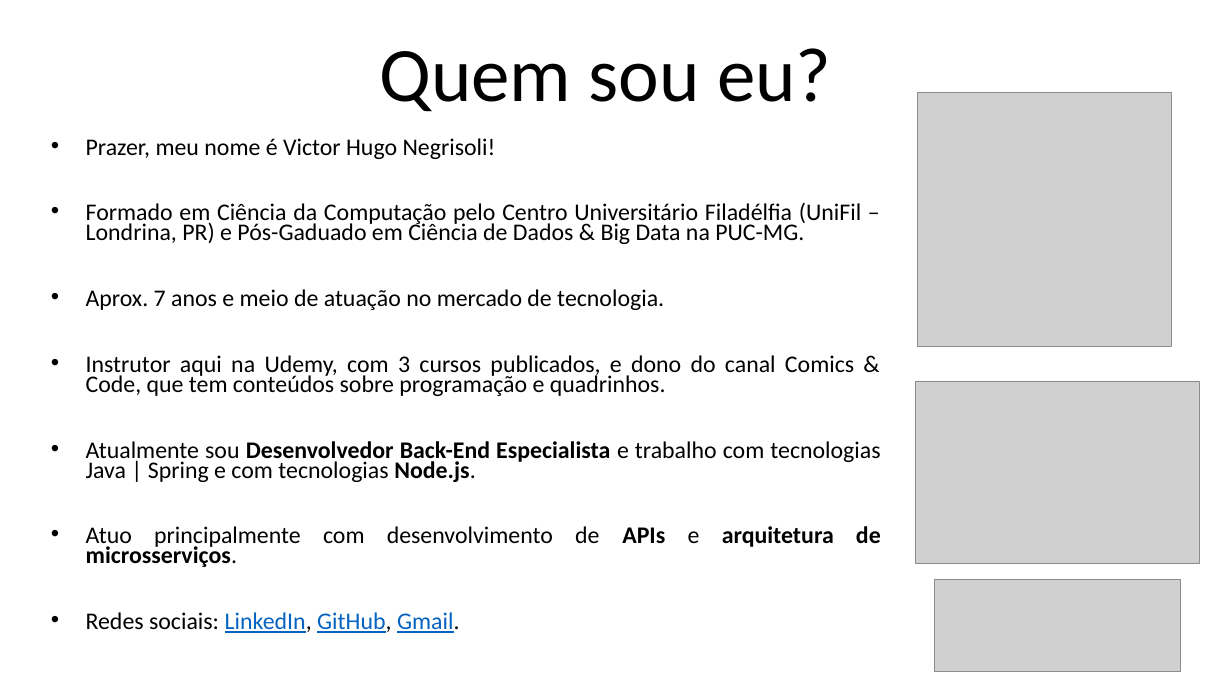
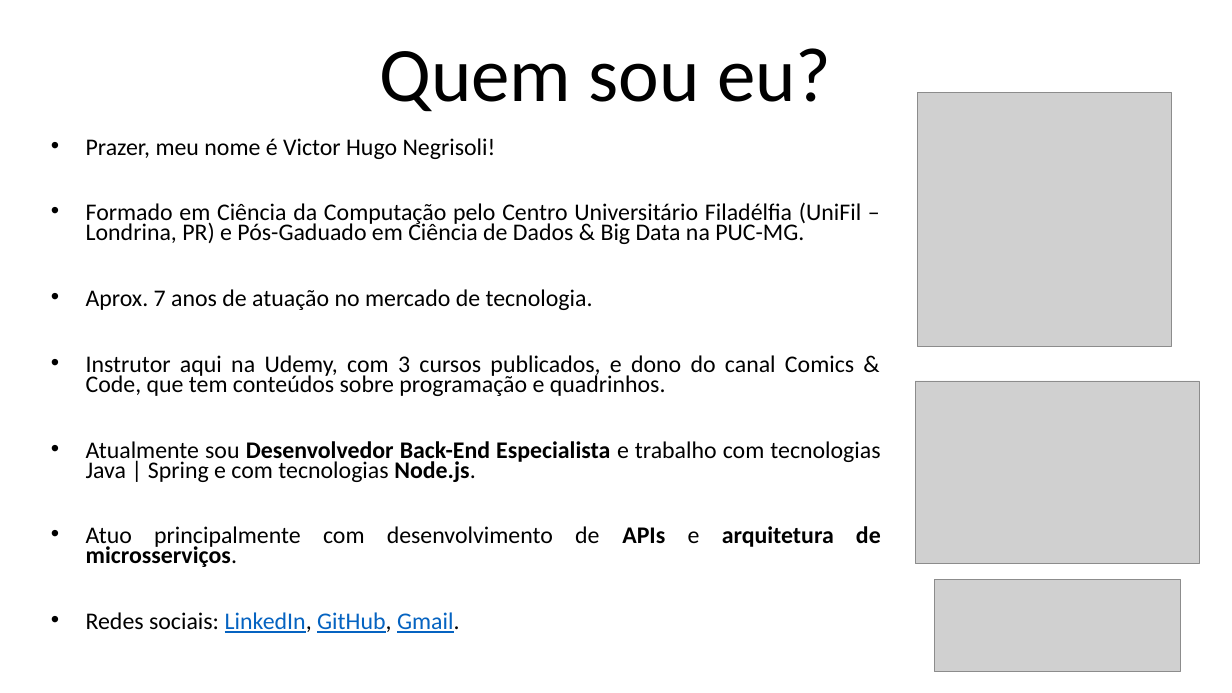
Before and after one commit to vhnegrisoli/curso-udemy-microsservicos-padrao-saga-orquestrado, a slide deck: slide 2 of Conteúdos/Apresentação - Saga.pptx. Drawn at 1232x693 pixels with LibreOffice and Linux fonts; fonts in the diff are those of the drawing; grey boxes stand for pictures. Boxes give left, top, right and bottom in pixels: in the first picture for what was removed or moved away, otherwise in the second. Text is boxed around its words. In the diff, an @@ line names an element or a change of style, - is before the commit and + after.

Commit message:
Atualiza slides

```diff
--- a/Conteúdos/Apresentação - Saga.pptx
+++ b/Conteúdos/Apresentação - Saga.pptx
@@ subtitle at <box>86,289,593,310</box>: text changed @@
-• Aprox. 7 anos e meio de atuação no mercado de tecnologia.
+• Aprox. 7 anos de atuação no mercado de tecnologia.
```
